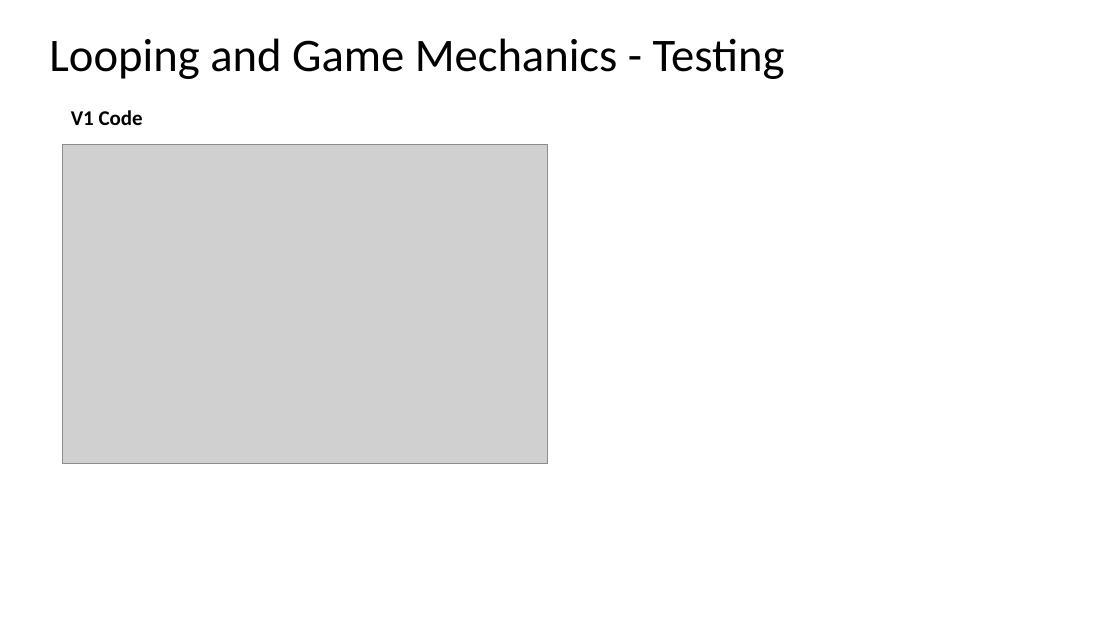
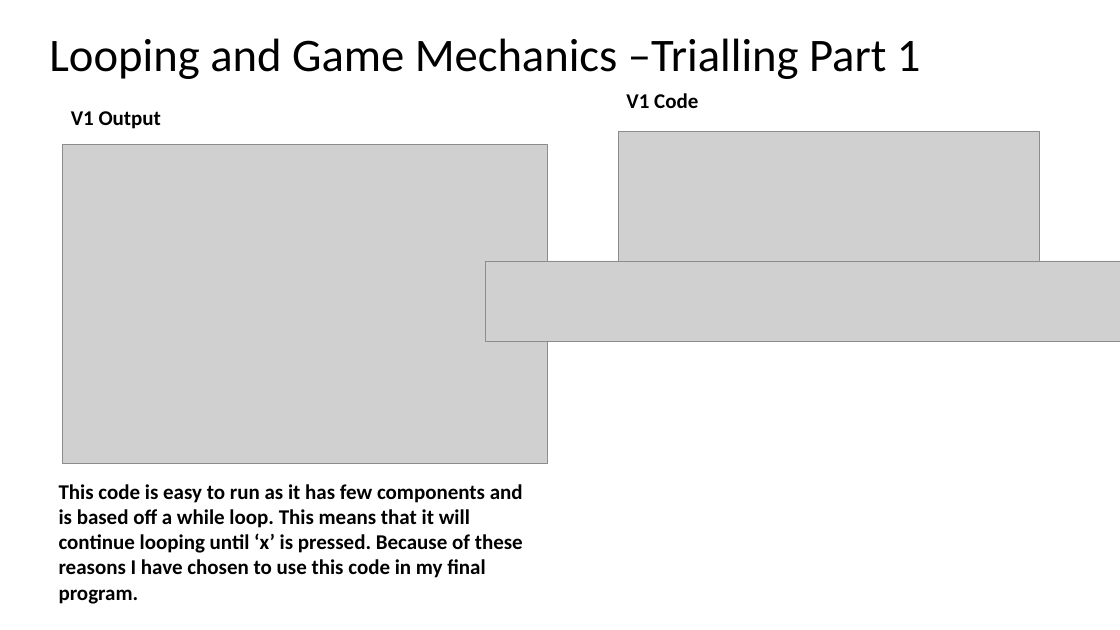
Before and after one commit to MOLLY-S1/Assessment, a slide deck: slide 23 of AS91883(1.7) & AS91884(1.8) Documentation.pptx. Drawn at 1120x630 pixels with LibreOffice and Linux fonts; fonts in the diff are those of the drawing; grey boxes stand for pictures. Boxes give left, top, right and bottom in pixels: in the first picture for what was removed or moved away, otherwise in the second. Text is boxed around its words. In the diff, an @@ line names an element or a change of style, - is before the commit and + after.

```diff
--- a/AS91883(1.7) & AS91884(1.8) Documentation.pptx
+++ b/AS91883(1.7) & AS91884(1.8) Documentation.pptx
@@ title at [49, 38, 921, 79]: text changed @@
-Looping and Game Mechanics - Testing
+Looping and Game Mechanics –Trialling Part 1
@@ text at [71, 111, 161, 129]: text changed @@
-V1 Code
+V1 Output
@@ text added at [626, 93, 698, 108], 18 pt, text #000000, bold @@
+V1 Code
@@ picture added at [618, 131, 1039, 260] @@
@@ picture added at [486, 261, 1120, 341] @@
@@ text added at [59, 484, 523, 604], 18 pt, text #000000, bold @@
+This code is easy to run as it has few components and is based off a while loop. This means that it will continue looping until ‘x’ is pressed. Because of these reasons I have chosen to use this code in my final program.
```
Also in this commit, not shown: 1 other slide changed, 1 slide added, 2 other files.
